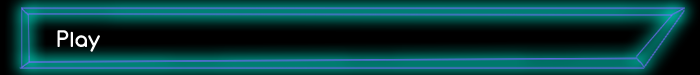
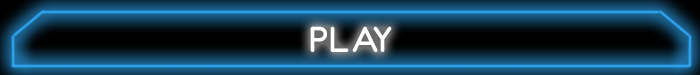
The second 700×75 image is a revision of the first. Changes to its layers:
added layer "PLAY" above "Layer 4 copy" over bbox(310, 26, 392, 52)
renamed "Play" to "Layer 4 copy", painted on it over bbox(4, 0, 700, 75)
